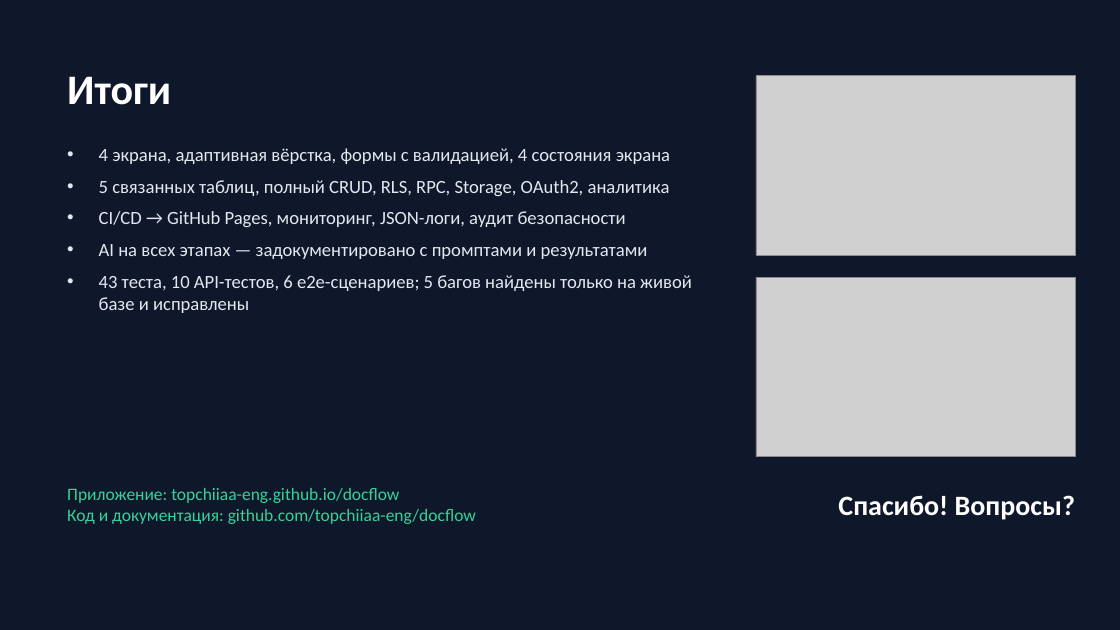
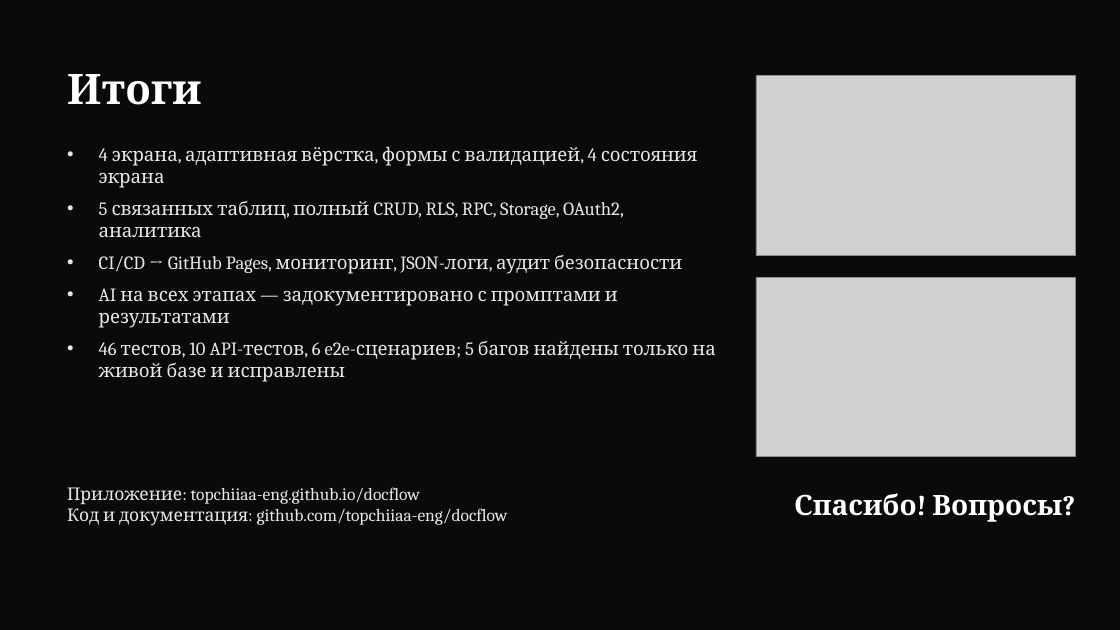
Before and after one commit to topchiiaa-eng/docflow, a slide deck: slide 17 of docs/presentation.pptx (slide 16 before the commit). Drawn at 1120x630 pixels with LibreOffice and Linux fonts; fonts in the diff are those of the drawing; grey boxes stand for pictures. Boxes give left, top, right and bottom in pixels: in the first picture for what was removed or moved away, otherwise in the second. Text is boxed around its words. In the diff, an @@ line names an element or a change of style, - is before the commit and + after.

```diff
--- a/docs/presentation.pptx
+++ b/docs/presentation.pptx
@@ background #0F172A to #0A0A0A @@
@@ text "Итоги" at bbox=[67, 74, 201, 105]: font Calibri to Cambria @@
@@ text at bbox=[99, 147, 697, 328]: font Calibri to Cambria, text colour #E2E8F0 to #E5E7EB in "4 экрана, адаптивная вёрстка, формы с валидацией, ...", "5 связанных таблиц, полный CRUD, RLS, RPC, ...", "CI/CD → GitHub Pages, мониторинг, JSON-логи, аудит ...", "AI на всех этапах — задокументировано с ..." @@
@@ text at bbox=[99, 341, 715, 382]: text changed; font Calibri to Cambria; text colour #E2E8F0 to #E5E7EB @@
-• 43 теста, 10 API-тестов, 6 e2e-сценариев; 5 багов найдены только на живой базе и исправлены
+• 46 тестов, 10 API-тестов, 6 e2e-сценариев; 5 багов найдены только на живой базе и исправлены
@@ text "Приложение: topchiiaa-eng.github.io/docflow" at bbox=[67, 487, 508, 525]: font Calibri to Cambria, text colour #34D399 to #E5E7EB @@
@@ text "Спасибо! Вопросы?" at bbox=[794, 493, 1062, 522]: font Calibri to Cambria @@
```
Also in this commit, not shown: 15 other slides changed, 1 slide added, 12 other files.
